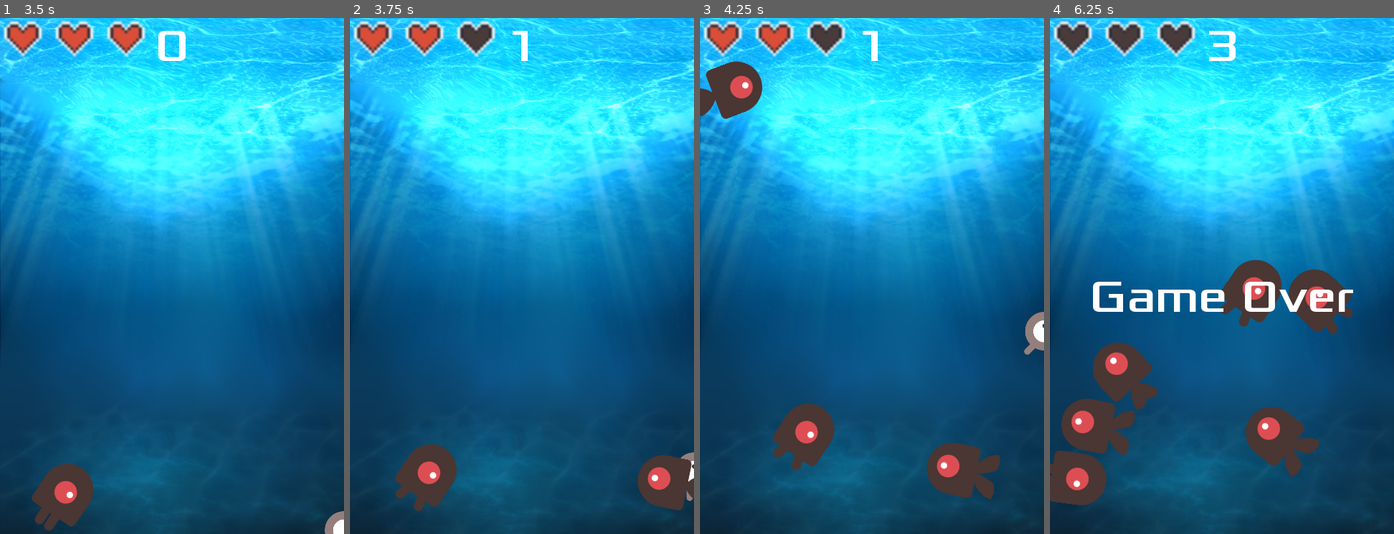
Above: before the commit, frames 1-4 (left to right).
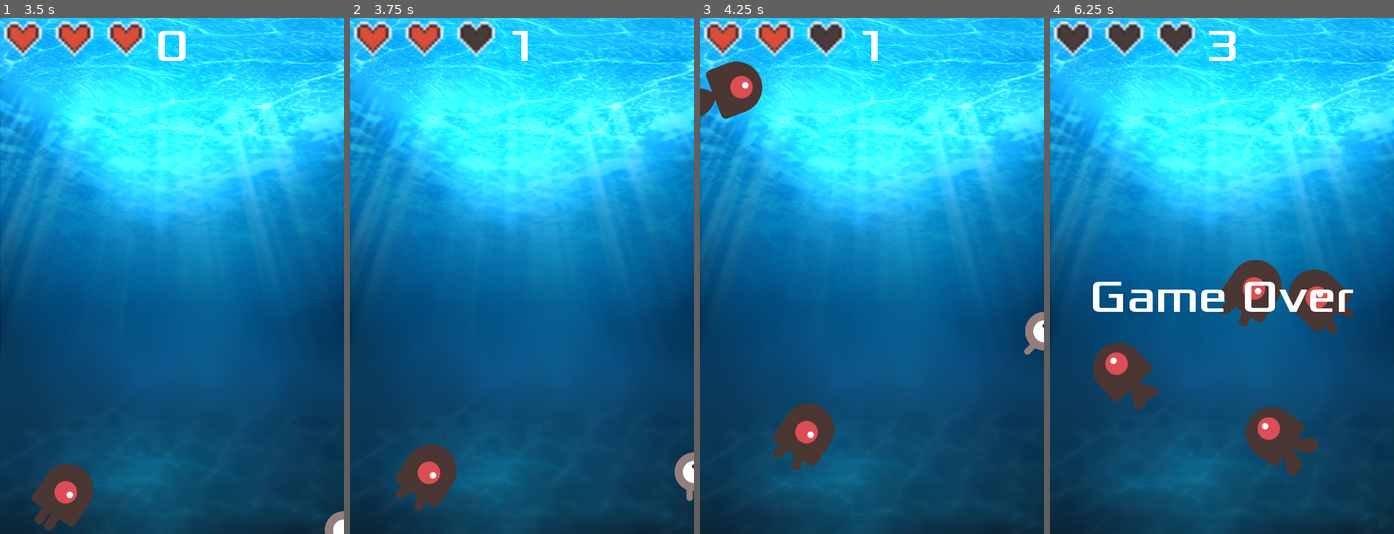
Above: after the commit, the same moments.

Repository: 44351-w22/godot-tutorial-SRitt12
Game: Godot game, scene res://Main.tscn
The game is run twice, just before and just after one commit, with the same random seed, the same clock (stepped at 60 frames per second) and the same inputs.
Inputs:
- Up to frame 1 (3.5 s): click "Start" at 0.5 s; tap Enter (start_game) at 1.25, 1.35, 2.1, 2.85 s; hold Right (ui_right) 1.28-2.03 s; hold Down (ui_down) 2.03-2.78 s; hold Right (ui_right) from 2.78 s (still down)
- Up to frame 2 (3.75 s): release Right (ui_right) at 3.53 s; hold Up (ui_up) from 3.53 s (still down); tap Enter (start_game) at 3.6 s
- Up to frame 3 (4.25 s): keep holding Up (ui_up)
- Up to frame 4 (6.25 s): release Up (ui_up) at 4.28 s; hold Left (ui_left) 4.28-5.78 s; tap Enter (start_game) at 4.35, 5.1, 5.85 s; hold Down (ui_down) from 5.78 s (still down)

Frame 1 is identical in both runs. In frame 2, 1.4% of the frame differs, in the area x 83-100%, y 84-96%; in frame 3, 1.7%; in frame 4, 3.1%, in the area x 0-25%, y 73-95%.

Commit message:
Reorganize health tracker

Diff:
--- a/HUD.gd
+++ b/HUD.gd
@@ -1,4 +1,7 @@
 extends CanvasLayer
+
+var heart_full = preload("heart_full.png")
+var heart_empty = preload("heart_empty.png")
 
 signal start_game
 
@@ -28,3 +31,10 @@
 func _on_StartButton_pressed():
 	$StartButton.hide()
 	emit_signal("start_game")
+
+func update_health(health):
+	for i in $HeartContainer.get_child_count():
+		if health > i:
+			$HeartContainer.get_child(i).texture = heart_full
+		else:
+			$HeartContainer.get_child(i).texture = heart_empty
--- a/HUD.tscn
+++ b/HUD.tscn
@@ -1,7 +1,8 @@
-[gd_scene load_steps=8 format=2]
+[gd_scene load_steps=10 format=2]
 
 [ext_resource path="res://dodge_assets/fonts/Xolonium-Regular.ttf" type="DynamicFontData" id=1]
 [ext_resource path="res://HUD.gd" type="Script" id=2]
+[ext_resource path="res://heart_full.png" type="Texture" id=4]
 
 [sub_resource type="DynamicFont" id=1]
 size = 64
@@ -20,6 +21,20 @@
 
 [sub_resource type="ShortCut" id=5]
 shortcut = SubResource( 4 )
+
+[sub_resource type="GDScript" id=6]
+script/source = "extends HBoxContainer
+
+var heart_full = preload(\"heart_full.png\")
+var heart_empty = preload(\"heart_empty.png\")
+
+func update_health(health):
+	for i in get_child_count():
+		if health > i:
+			get_child(i).texture = heart_full
+		else:
+			get_child(i).texture = heart_empty
+"
 
 [node name="HUD" type="CanvasLayer"]
 script = ExtResource( 2 )
@@ -69,5 +84,45 @@
 wait_time = 2.0
 one_shot = true
 
+[node name="HeartContainer" type="HBoxContainer" parent="."]
+margin_left = 2.0
+margin_top = 1.0
+margin_right = 151.0
+margin_bottom = 41.0
+rect_scale = Vector2( 4, 4 )
+custom_constants/separation = 3
+script = SubResource( 6 )
+__meta__ = {
+"_edit_use_anchors_": false
+}
+
+[node name="H1" type="TextureRect" parent="HeartContainer"]
+margin_right = 15.0
+margin_bottom = 40.0
+texture = ExtResource( 4 )
+
+[node name="H2" type="TextureRect" parent="HeartContainer"]
+margin_left = 18.0
+margin_right = 33.0
+margin_bottom = 40.0
+texture = ExtResource( 4 )
+
+[node name="H3" type="TextureRect" parent="HeartContainer"]
+margin_left = 36.0
+margin_right = 51.0
+margin_bottom = 40.0
+texture = ExtResource( 4 )
+
+[node name="HighScore" type="Label" parent="."]
+anchor_left = 0.5
+anchor_right = 0.5
+margin_left = -20.0
+margin_top = 140.0
+margin_right = 20.0
+margin_bottom = 154.0
+__meta__ = {
+"_edit_use_anchors_": false
+}
+
 [connection signal="pressed" from="StartButton" to="." method="_on_StartButton_pressed"]
 [connection signal="timeout" from="MessageTimer" to="." method="_on_MessageTimer_timeout"]
--- a/HeartContainer.gd
+++ /dev/null
@@ -1,11 +0,0 @@
-extends HBoxContainer
-
-var heart_full = preload("heart_full.png")
-var heart_empty = preload("heart_empty.png")
-
-func update_health(health):
-	for i in get_child_count():
-		if health > i:
-			get_child(i).texture = heart_full
-		else:
-			get_child(i).texture = heart_empty
--- a/Main.gd
+++ b/Main.gd
@@ -1,7 +1,10 @@
 extends Node
 
 export (PackedScene) var Mob
+
 var score
+
+
 signal new_game
 
 # Called when the node enters the scene tree for the first time.
--- a/Main.tscn
+++ b/Main.tscn
@@ -7,8 +7,6 @@
 [ext_resource path="res://dodge_assets/art/gameover.wav" type="AudioStream" id=5]
 [ext_resource path="res://dodge_assets/art/House In a Forest Loop.ogg" type="AudioStream" id=6]
 [ext_resource path="res://underwater.png" type="Texture" id=7]
-[ext_resource path="res://HeartContainer.gd" type="Script" id=8]
-[ext_resource path="res://heart_full.png" type="Texture" id=9]
 
 [sub_resource type="Curve2D" id=1]
 _data = {
@@ -59,38 +57,9 @@
 
 [node name="HUD" parent="." instance=ExtResource( 4 )]
 
-[node name="HeartContainer" type="HBoxContainer" parent="HUD"]
-margin_left = 2.0
-margin_top = 1.0
-margin_right = 151.0
-margin_bottom = 41.0
-rect_scale = Vector2( 4, 4 )
-custom_constants/separation = 3
-script = ExtResource( 8 )
-__meta__ = {
-"_edit_use_anchors_": false
-}
-
-[node name="H1" type="TextureRect" parent="HUD/HeartContainer"]
-margin_right = 15.0
-margin_bottom = 40.0
-texture = ExtResource( 9 )
-
-[node name="H2" type="TextureRect" parent="HUD/HeartContainer"]
-margin_left = 18.0
-margin_right = 33.0
-margin_bottom = 40.0
-texture = ExtResource( 9 )
-
-[node name="H3" type="TextureRect" parent="HUD/HeartContainer"]
-margin_left = 36.0
-margin_right = 51.0
-margin_bottom = 40.0
-texture = ExtResource( 9 )
-
-[connection signal="new_game" from="." to="HUD/HeartContainer" method="update_health"]
+[connection signal="new_game" from="." to="HUD" method="update_health"]
 [connection signal="death" from="Player" to="." method="game_over"]
-[connection signal="hit" from="Player" to="HUD/HeartContainer" method="update_health"]
+[connection signal="hit" from="Player" to="HUD" method="update_health"]
 [connection signal="timeout" from="MobTimer" to="." method="_on_MobTimer_timeout"]
 [connection signal="timeout" from="ScoreTimer" to="." method="_on_ScoreTimer_timeout"]
 [connection signal="timeout" from="StartTimer" to="." method="_on_StartTimer_timeout"]
--- a/Player.gd
+++ b/Player.gd
@@ -55,6 +55,7 @@
 		hide()
 		emit_signal('death')
 		$CollisionShape2D.set_deferred("disabled", true)
+	body.hide()
 
 func start(pos):
 	position = pos
Not shown: 1 places in Main.tscn that only renumber resources
